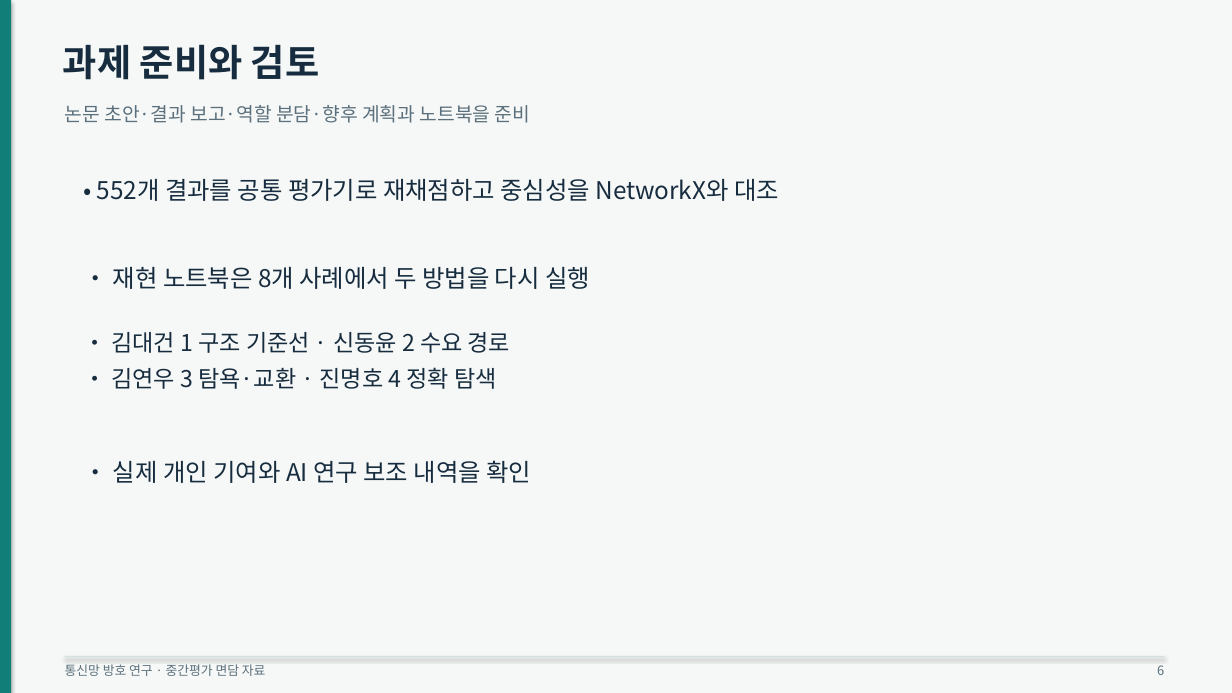
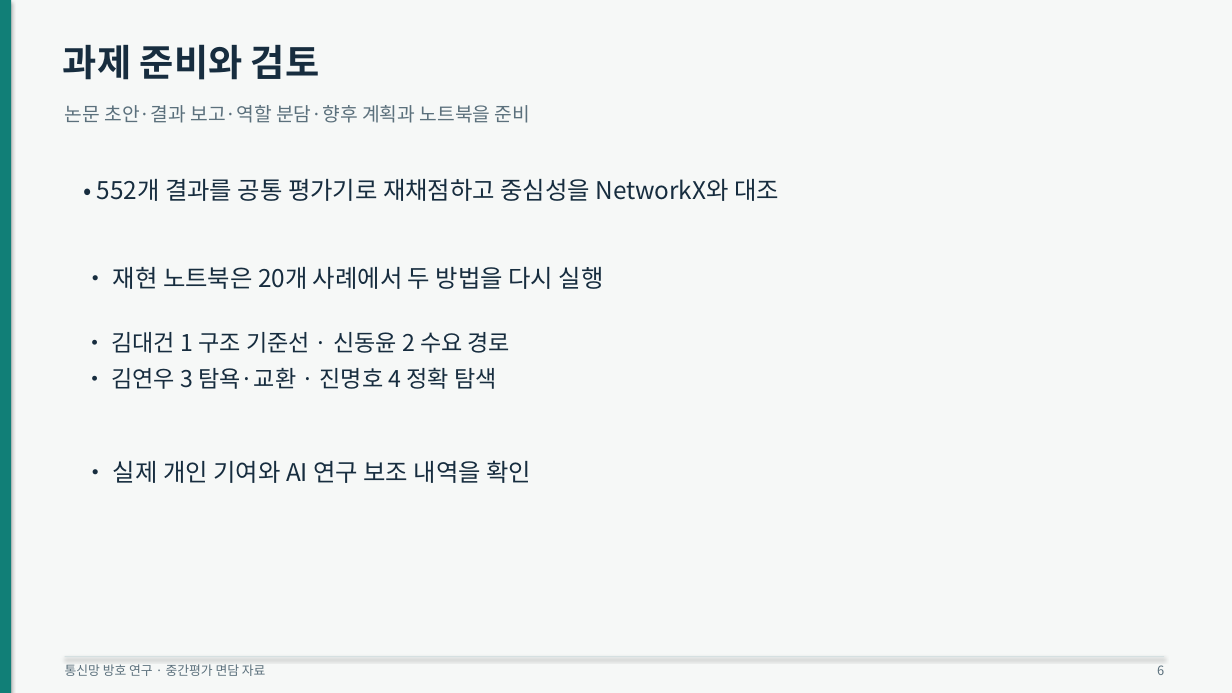
Before and after one commit to d86729/os-project-26-2, a slide deck: slide 6 of presentation/면담자료.pptx. Drawn at 1232x693 pixels with LibreOffice and Linux fonts; fonts in the diff are those of the drawing. Boxes give left, top, right and bottom in pixels: in the first picture for what was removed or moved away, otherwise in the second. Text is boxed around its words. In the diff, an @@ line names an element or a change of style, - is before the commit and + after.

```diff
--- a/presentation/면담자료.pptx
+++ b/presentation/면담자료.pptx
@@ text at (113,267,604,289): text changed @@
-• 재현 노트북은 8개 사례에서 두 방법을 다시 실행
+• 재현 노트북은 20개 사례에서 두 방법을 다시 실행
```
Also in this commit, not shown: 4 other slides changed, 26 other files.
